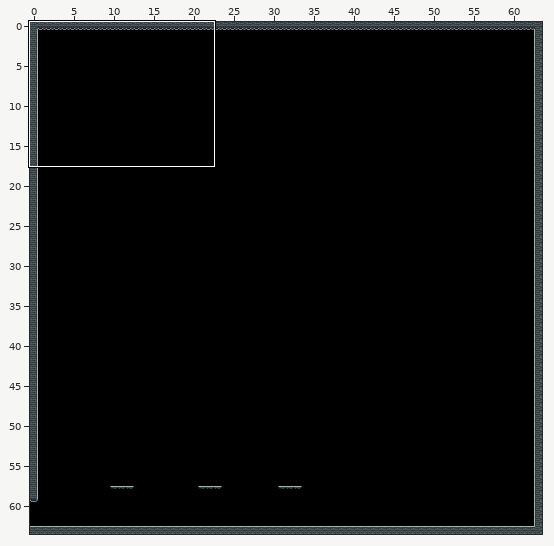
Tiled map -- DeathBros/Assets/TiledMaps/green_ruins/green_ruins_1.tmx. The first picture is a wide view before the edit; the outline marks the close-up.
Close-up. As it was:
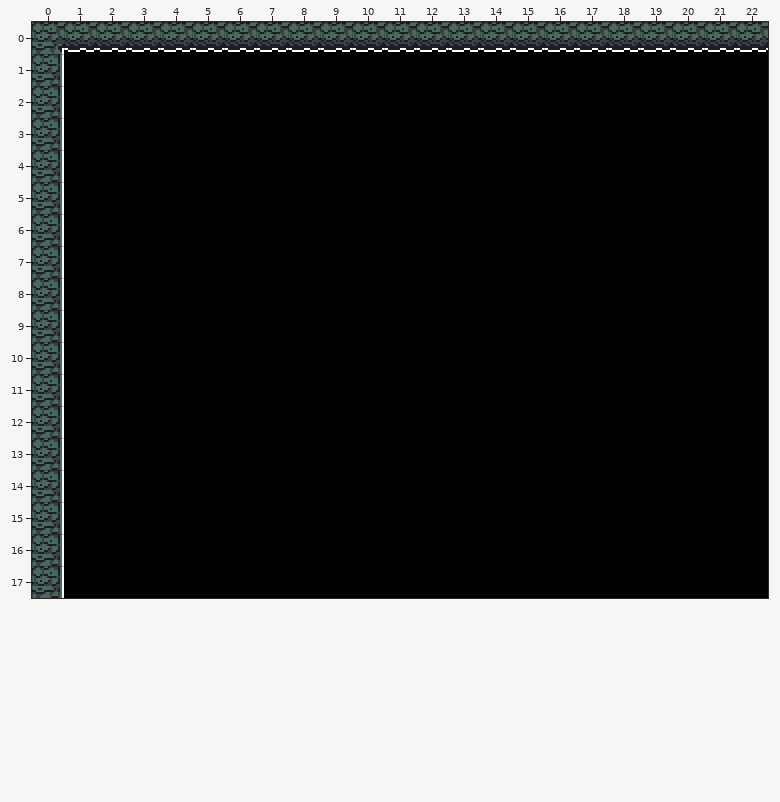
Cells are 16x16 px. Shown: x 0..22, y 0..17. The commit also changed other parts of the map, which this record leaves out.
New version:
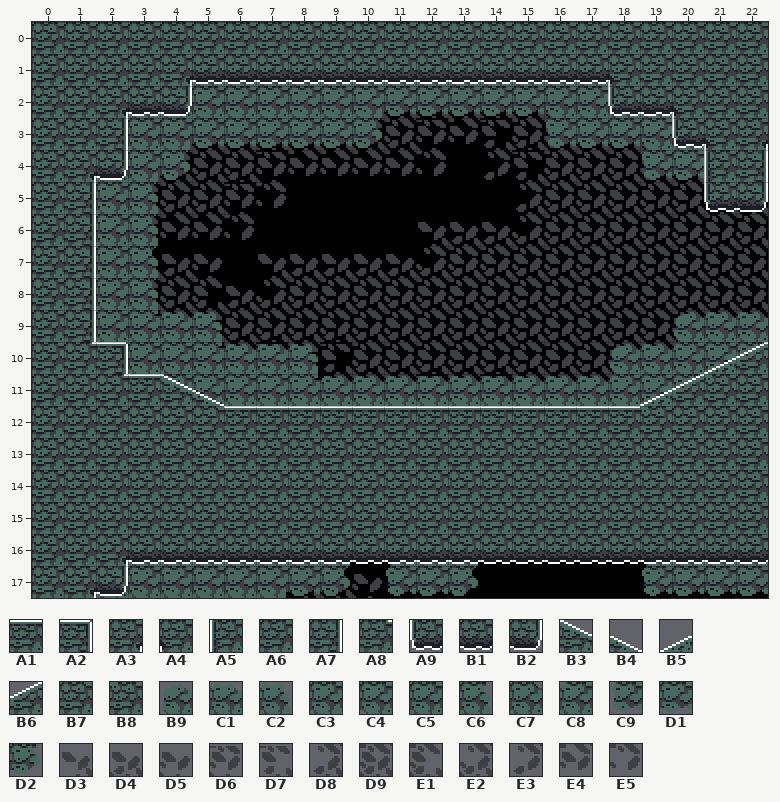
Key: from "green_ruins_tiles": A1 1, A2 2, A3 4, A4 5, A5 16, A6 17, A7 18, A8 20, A9 32, B1 33, B2 34, B3 36, B4 37, B5 38, B6 39, B7 53, B8 54, B9 80, C1 81, C2 82, C3 84, C4 85, C5 97, C6 98, C7 100, C8 101, C9 112, D1 113, D2 114, D3 176, D4 177, D5 178, D6 180, D7 181, D8 192, D9 193, E1 196, E2 197, E3 208, E4 209, E5 210.
__ is an empty cell.
Tiles replaced or removed in this view: A3, A7, B1.
Change:
Changed rows in their new state; .. is an unchanged cell.
Layer "BG3":
first column x 3:
 1 .. .. .. .. D3 D4 .. .. .. .. .. .. .. .. .. .. .. .. .. ..
 2 .. .. .. .. .. .. .. E1 E2 D9 D9 D9 D9 E1 .. .. .. .. .. ..
 3 .. D3 D4 E2 D9 D9 D9 D9 D9 D6 E4 D7 D9 D9 D9 D9 D9 .. .. ..
 4 D3 E2 D9 D9 D6 E4 E4 E4 E4 E5 .. E3 D7 D9 D9 D9 D9 D9 .. ..
 5 D8 D9 D9 D6 E5 .. .. .. .. .. .. .. D8 D9 D9 D9 D9 D9 D9 D9
 6 E3 E4 E4 E5 .. .. .. .. .. D3 D4 D4 E2 D9 D9 D9 D9 D9 D9 D9
 7 D4 D4 D5 .. D3 D4 D4 D4 D4 E2 D9 D9 D9 D9 D9 D9 D9 D9 D9 D9
 8 D9 D9 E1 D4 E2 D9 D9 D9 D9 D9 D9 D9 D9 D9 D9 D9 D9 D9 D9 D9
 9 D7 D9 D9 D9 D9 D9 D9 D9 D9 D9 D9 D9 D9 D9 D9 D9 D9 D9 D9 D9
10 .. .. D7 D9 D6 E4 D7 D9 D9 D9 D9 D9 D9 D9 D9 D9 D9 D9 .. ..
11 .. .. .. .. .. .. D8 D9 D9 D6 E4 D7 D9 D9 D9 D9 .. .. .. ..
first column x 8:
17 D3 D4 D5
Layer "Background2":
first column x 2:
 1 .. .. .. C5 C5 C7 C8 C5 C5 C5 C5 C5 C5 C5 C5 C5 .. .. .. .. ..
 2 .. C5 C5 C5 C5 C5 C5 C5 C3 D1 D1 D1 D1 D1 C4 C5 C5 C5 .. .. ..
 3 .. C5 C3 D1 D1 D1 D1 D1 D2 .. .. .. .. .. C9 D1 D1 C4 C5 .. ..
 4 C5 C3 D2 .. .. .. .. .. .. .. .. .. .. .. .. .. .. C9 D1 .. ..
 5 C5 C6 .. .. .. .. .. .. .. .. .. .. .. .. .. .. .. .. .. .. ..
 6 C5 C6 .. .. .. .. .. .. .. .. .. .. .. .. .. .. .. .. .. .. ..
 7 C5 C6 .. .. .. .. .. .. .. .. .. .. .. .. .. .. .. .. .. .. ..
 8 C5 C6 .. .. .. .. .. .. .. .. .. .. .. .. .. .. .. .. .. .. ..
 9 C5 C7 C1 C2 .. .. .. .. .. .. .. .. .. .. .. .. .. .. B9 C1 C1
10 C4 C5 C5 C7 C1 C1 C2 .. .. .. .. .. .. .. .. .. B9 C1 C8 C5 C5
11 .. .. C5 C5 C5 C5 C7 C1 C1 C1 C1 C1 C1 C1 C1 C1 C8 C5 C5 .. ..
first column x 2:
16 .. C7 C8 C5 C5 C5 C5 C3 D1 C4 C5 C6 .. .. .. .. C9 C4 C5 C5 C5
17 C5 C5 C5 C5 C5 C3 D1 D2 .. C9 D1 D2 .. .. .. .. .. C9 D1 D1 D1
Layer "Collision":
first column x 0:
 0 A6 A6 A6 A6 A6 A6 A6 A6 A6 A6 A6 A6 A6 A6 A6 A6 A6 A6 A6 A6 A6 A6 A6
 1 A6 A6 A6 A6 A3 B1 B1 B1 B1 B1 B1 B1 B1 B1 B1 B1 B1 B1 A4 A6 A6 A6 A6
 2 A6 A6 A3 B1 B2 .. .. .. .. .. .. .. .. .. .. .. .. .. A9 B1 A4 A6 A6
 3 A6 A6 A7 .. .. .. .. .. .. .. .. .. .. .. .. .. .. .. .. .. A9 A4 A3
 4 A6 A3 B2 .. .. .. .. .. .. .. .. .. .. .. .. .. .. .. .. .. .. A5 A7
 5 A6 A7 .. .. .. .. .. .. .. .. .. .. .. .. .. .. .. .. .. .. .. A9 B2
 6 A6 A7 .. .. .. .. .. .. .. .. .. .. .. .. .. .. .. .. .. .. .. .. ..
 7 A6 A7 .. .. .. .. .. .. .. .. .. .. .. .. .. .. .. .. .. .. .. .. ..
 8 A6 A7 .. .. .. .. .. .. .. .. .. .. .. .. .. .. .. .. .. .. .. .. ..
 9 A6 A7 .. .. .. .. .. .. .. .. .. .. .. .. .. .. .. .. .. .. .. .. ..
10 A6 A8 A2 .. .. .. .. .. .. .. .. .. .. .. .. .. .. .. .. .. .. B5 B6
11 A6 A6 A8 A1 B3 B4 .. .. .. .. .. .. .. .. .. .. .. .. .. B5 B6 B8 A6
12 A6 A6 A6 A6 A6 B7 A1 A1 A1 A1 A1 A1 A1 A1 A1 A1 A1 A1 A1 B8 A6 A6 A6
13 A6 A6 A6 A6 A6 A6 A6 A6 A6 A6 A6 A6 A6 A6 A6 A6 A6 A6 A6 A6 A6 A6 A6
14 A6 A6 A6 A6 A6 A6 A6 A6 A6 A6 A6 A6 A6 A6 A6 A6 A6 A6 A6 A6 A6 A6 A6
15 A6 A6 A6 A6 A6 A6 A6 A6 A6 A6 A6 A6 A6 A6 A6 A6 A6 A6 A6 A6 A6 A6 A6
16 A6 A6 A3 B1 B1 B1 B1 B1 B1 B1 B1 B1 B1 B1 B1 B1 B1 B1 B1 B1 B1 B1 B1
17 A6 A3 B2 .. .. .. .. .. .. .. .. .. .. .. .. .. .. .. .. .. .. .. ..
